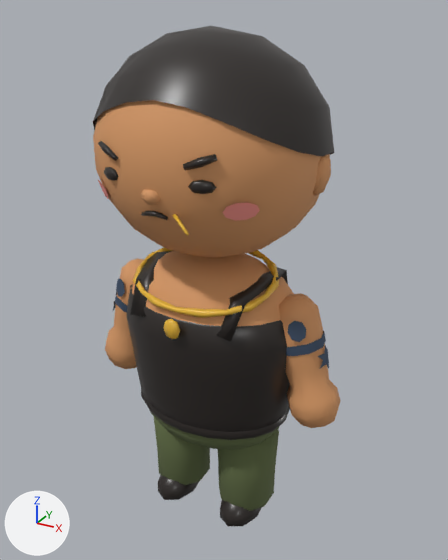
Renders of the glTF model game/assets/models/char_preman.glb from each side of a commit.
Before and after are seen from a 50 mm lens placed at (0.687, -1.192, 1.281), pointed at (0.015, 0.03, 0.67). The lights are fixed; the arrows at lower left show +X, +Y and +Z. The first picture is the older version. Where no turn or scale is listed for an object, it has been applied to the vertices. Vertices at exactly the same position are counted once.

The first picture shows 'ArmL_Mesh', 'ArmR_Mesh', 'Body', 'Head_Mesh', 'LegL_Mesh', 'LegR_Mesh'.
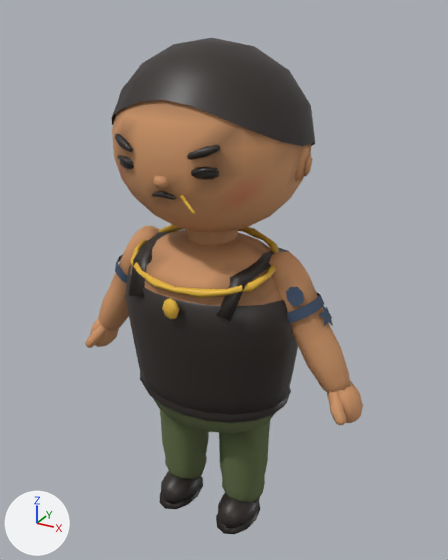
Location of each change, [x1, y1, x2, y2] in pixels of the pictures (448 x 560 px; the box of a moved part takes in the faces that stretch with it):
'Body', recoloured, reshaped, moved (66% wider, 145% taller)
    before: [127, 247, 294, 449]
    after: [85, 38, 363, 534]
'Head_Mesh', deleted
    before: [93, 25, 334, 257]
    faces in mat_m_skintan (orange #d89a66): [93, 100, 331, 257]
    faces in mat_m_dark (black #2b2522): [93, 25, 334, 220]
    faces in mat_m_blush (pink #f5958c): [98, 180, 260, 221]
'ArmL_Mesh', deleted
    before: [279, 293, 340, 428]
    faces in mat_m_skintan (orange #d89a66): [279, 293, 340, 428]
    faces in mat_m_ink (dark blue #3d4e66): [286, 321, 329, 368]
'LegL_Mesh', deleted
    before: [217, 430, 279, 526]
    faces in mat_m_army (dark green #5f6b43): [217, 430, 279, 511]
    faces in mat_m_dark (black #2b2522): [220, 500, 262, 526]
'LegR_Mesh', deleted
    before: [154, 417, 210, 500]
    faces in mat_m_army (dark green #5f6b43): [154, 417, 210, 485]
    faces in mat_m_dark (black #2b2522): [158, 475, 199, 500]
'ArmR_Mesh', deleted
    before: [105, 258, 144, 369]
    faces in mat_m_skintan (orange #d89a66): [105, 258, 144, 369]
    faces in mat_m_ink (dark blue #3d4e66): [113, 278, 128, 312]
part 1 of me_body, added
    after: [112, 100, 311, 232]
part 2 of me_body, moved or reshaped
    before: [127, 284, 290, 440]
    after: [125, 266, 298, 423]
part 3 of me_body, added
    after: [216, 503, 260, 534]
part 4 of me_body, added
    after: [160, 477, 203, 509]
part 5 of me_body, moved or reshaped
    before: [164, 319, 180, 339]
    after: [162, 298, 179, 319]
part 6 of me_body, rebuilt
    before: [132, 251, 294, 327]
    after: [153, 398, 274, 433]
part 7 of me_body, reshaped
    before: [130, 247, 288, 449]
    after: [85, 38, 363, 528]

What changed in the scene script:
```text
Change mat_m_skintan:
    where n0 = _N.new('ShaderNodeBsdfPrincipled'); n0.name = 'Principled BSDF'
    remove n0.inputs[0].default_value = (0.687, 0.323, 0.133, 1.0)  # 'Base Color', orange #d89a66
    add n2 = _N.new('ShaderNodeMix'); n2.name = 'Mix'
    add n2.data_type = 'RGBA'
    add n2.blend_type = 'MULTIPLY'
    add n2.inputs[0].default_value = 1.0  # 'Factor'
    add n2.inputs[7].default_value = (0.665, 0.323, 0.144, 1.0)  # 'B', orange #d59a6a
    add n3 = _N.new('ShaderNodeVertexColor'); n3.name = 'Color Attribute'
    add _L.new(n2.outputs[2], n0.inputs[0])  # 'Result' to 'Base Color'
    add _L.new(n3.outputs[0], n2.inputs[6])  # 'Color' to 'A'
Change mat_m_ink:
    where n0 = _N.new('ShaderNodeBsdfPrincipled'); n0.name = 'Principled BSDF'
    remove n0.inputs[0].default_value = (0.0467, 0.0762, 0.133, 1.0)  # 'Base Color', dark blue #3d4e66
    add n2 = _N.new('ShaderNodeMix'); n2.name = 'Mix'
    add n2.data_type = 'RGBA'
    add n2.blend_type = 'MULTIPLY'
    add n2.inputs[0].default_value = 1.0  # 'Factor'
    add n2.inputs[7].default_value = (0.0482, 0.0802, 0.138, 1.0)  # 'B', dark blue #3e5068
    add n3 = _N.new('ShaderNodeVertexColor'); n3.name = 'Color Attribute'
    add _L.new(n2.outputs[2], n0.inputs[0])  # 'Result' to 'Base Color'
    add _L.new(n3.outputs[0], n2.inputs[6])  # 'Color' to 'A'
Change mat_m_dark:
    where n0 = _N.new('ShaderNodeBsdfPrincipled'); n0.name = 'Principled BSDF'
    remove n0.inputs[0].default_value = (0.0242, 0.0185, 0.016, 1.0)  # 'Base Color', black #2b2522
    n0.inputs[2].default_value: 0.35 -> 0.45  # 'Roughness'
    add n2 = _N.new('ShaderNodeMix'); n2.name = 'Mix'
    add n2.data_type = 'RGBA'
    add n2.blend_type = 'MULTIPLY'
    add n2.inputs[0].default_value = 1.0  # 'Factor'
    add n2.inputs[7].default_value = (0.0273, 0.0203, 0.0176, 1.0)  # 'B', black #2e2724
    add n3 = _N.new('ShaderNodeVertexColor'); n3.name = 'Color Attribute'
    add _L.new(n2.outputs[2], n0.inputs[0])  # 'Result' to 'Base Color'
    add _L.new(n3.outputs[0], n2.inputs[6])  # 'Color' to 'A'
Change mat_m_gold:
    where n0 = _N.new('ShaderNodeBsdfPrincipled'); n0.name = 'Principled BSDF'
    remove n0.inputs[0].default_value = (0.823, 0.485, 0.0423, 1.0)  # 'Base Color', yellow #eab93a
    remove n0.inputs[2].default_value = 0.4  # 'Roughness'
    add n2 = _N.new('ShaderNodeMix'); n2.name = 'Mix'
    add n2.data_type = 'RGBA'
    add n2.blend_type = 'MULTIPLY'
    add n2.inputs[0].default_value = 1.0  # 'Factor'
    add n2.inputs[7].default_value = (0.847, 0.503, 0.0452, 1.0)  # 'B', yellow #edbc3c
    add n3 = _N.new('ShaderNodeVertexColor'); n3.name = 'Color Attribute'
    add _L.new(n2.outputs[2], n0.inputs[0])  # 'Result' to 'Base Color'
    add _L.new(n3.outputs[0], n2.inputs[6])  # 'Color' to 'A'
Change mat_m_army:
    where n0 = _N.new('ShaderNodeBsdfPrincipled'); n0.name = 'Principled BSDF'
    remove n0.inputs[0].default_value = (0.114, 0.147, 0.0561, 1.0)  # 'Base Color', dark green #5f6b43
    add n2 = _N.new('ShaderNodeMix'); n2.name = 'Mix'
    add n2.data_type = 'RGBA'
    add n2.blend_type = 'MULTIPLY'
    add n2.inputs[0].default_value = 1.0  # 'Factor'
    add n2.inputs[7].default_value = (0.122, 0.156, 0.0595, 1.0)  # 'B', dark green #626e45
    add n3 = _N.new('ShaderNodeVertexColor'); n3.name = 'Color Attribute'
    add _L.new(n2.outputs[2], n0.inputs[0])  # 'Result' to 'Base Color'
    add _L.new(n3.outputs[0], n2.inputs[6])  # 'Color' to 'A'
Change me_body:
    remove me_body.from_pydata(...)  # 541 vertices, 1040 faces; spans x -0.233..0.233, y -0.192..0.173, z -0.08..0.425
    add me_body.from_pydata(...)  # 2318 vertices, 4350 faces; spans x -0.39..0.39, y -0.224..0.217, z -0.001..1.224
    me_body part 1: a new loose piece, a UV sphere (24 segments, 13 rings, poles along z) spanning x -0.22..0.22, y -0.206..0.206, z 0.812..1.212, in mat_m_skintan
    me_body part 2: the loose piece of 201 vertices spanning x -0.233..0.233, y -0.173..0.173, z -0.02..0.32 is moved by (0.0, 0.0, 0.38)
    me_body part 3: a new loose piece, a UV sphere (12 segments, 4 rings, poles along z) spanning x 0.038..0.146, y -0.112..0.056, z -0.001..0.025, in mat_m_dark
    me_body part 4: a new loose piece, a UV sphere (12 segments, 4 rings, poles along z) spanning x -0.146..-0.038, y -0.112..0.056, z -0.001..0.025, in mat_m_dark
    me_body part 5: the loose piece of 20 vertices spanning x -0.019..0.019, y -0.192..-0.172, z 0.274..0.326 is moved by (0.0, -0.001, 0.38)
    me_body part 6: the loose piece of 122 vertices spanning x -0.229..0.229, y -0.17..0.17, z 0.22..0.425 is rebuilt with 74 vertices and now spans x -0.19..0.19, y -0.144..0.144, z 0.3..0.43, in mat_m_army
    me_body part 7: 198 vertices removed from x -0.191..0.191, y -0.167..0.155, z -0.08..0.419; 1657 vertices added at x -0.39..0.39, y -0.224..0.217, z 0.011..1.224
    add me_body.materials.append(mat_m_ink)
Remove ob_arml_mesh:
    ob_arml_mesh = bpy.data.objects.new('ArmL_Mesh', me_arml_mesh)
Remove ob_armr_mesh:
    ob_armr_mesh = bpy.data.objects.new('ArmR_Mesh', me_armr_mesh)
Change ob_body:
    ob_body.location: (0.0, 0.0, 0.33) -> (0.0, 0.0, 0.0)
Remove ob_head_mesh:
    ob_head_mesh = bpy.data.objects.new('Head_Mesh', me_head_mesh)
Remove ob_legl_mesh:
    ob_legl_mesh = bpy.data.objects.new('LegL_Mesh', me_legl_mesh)
Remove ob_legr_mesh:
    ob_legr_mesh = bpy.data.objects.new('LegR_Mesh', me_legr_mesh)
```
